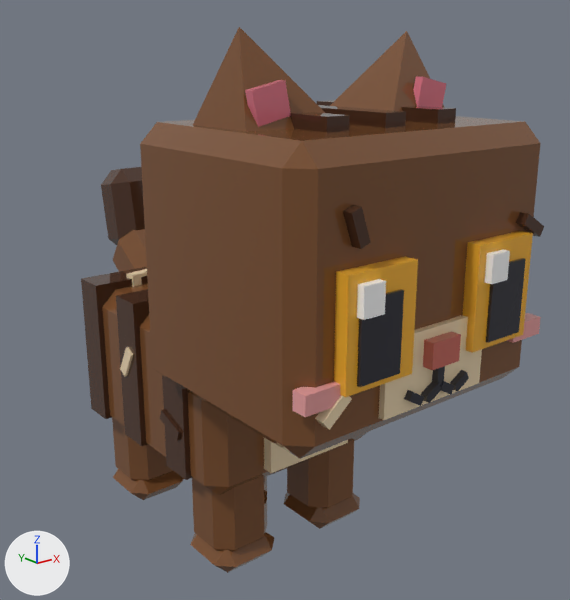
The glTF model assets/cat-cafe/exports/CatCafe_Cat_Brownie.glb as it was, and as the next commit left it.
Before and after are seen from a camera (50 mm lens) standing at (-1.66, -2.32, 1.79) and looking at (0.09, -0.14, 0.92). Every picture has the same lights, and +X, +Y and +Z are marked at lower left. The older version comes first. Vertices at exactly the same position are counted once.

The older version as bpy lines, for what is in view:
```python
me_catcafe_cat_brownie_body = bpy.data.meshes.new('CatCafe_Cat_Brownie_Body')
me_catcafe_cat_brownie_body.from_pydata(...)  # 128 vertices, 200 faces; spans x -0.42..0.42, y -0.395..0.595, z 0.33..0.955
me_catcafe_cat_brownie_body.materials.append(mat_catcafe_palette)
me_catcafe_cat_brownie_head = bpy.data.meshes.new('CatCafe_Cat_Brownie_Head')
me_catcafe_cat_brownie_head.from_pydata(...)  # 144 vertices, 224 faces; spans x -0.5..0.5, y -0.675..0.18, z -0.1..0.78
me_catcafe_cat_brownie_head.materials.append(mat_catcafe_palette)
me_catcafe_cat_brownie_legf2 = bpy.data.meshes.new('CatCafe_Cat_Brownie_LegF2')
me_catcafe_cat_brownie_legf2.from_pydata(...)  # 40 vertices, 72 faces; spans x -0.135..0.135, y -0.145..0.125, z -0.42..0.0
me_catcafe_cat_brownie_legf2.materials.append(mat_catcafe_palette)
ob_catcafe_cat_brownie_body = bpy.data.objects.new('CatCafe_Cat_Brownie_Body', me_catcafe_cat_brownie_body)
ob_catcafe_cat_brownie_body.location = (0.0, 0.0, 0.0)
ob_catcafe_cat_brownie_head = bpy.data.objects.new('CatCafe_Cat_Brownie_Head', me_catcafe_cat_brownie_head)
ob_catcafe_cat_brownie_head.location = (0.0, -0.3, 0.85)
ob_catcafe_cat_brownie_legf2 = bpy.data.objects.new('CatCafe_Cat_Brownie_LegF2', me_catcafe_cat_brownie_legf2)
ob_catcafe_cat_brownie_legf2.location = (-0.22, -0.2, 0.42)
# also in view: 'CatCafe_Cat_Brownie_Eye2' at (-0.25, -0.94, 1.11); 'CatCafe_Cat_Brownie_Eye1' at (0.25, -0.94, 1.11); 'CatCafe_Cat_Brownie_Tail' at (0.0, 0.75, 1.01); 'CatCafe_Cat_Brownie_EarR' at (-0.27, -0.46, 1.69); 'CatCafe_Cat_Brownie_LegB2' at (-0.22, 0.41, 0.21)
```
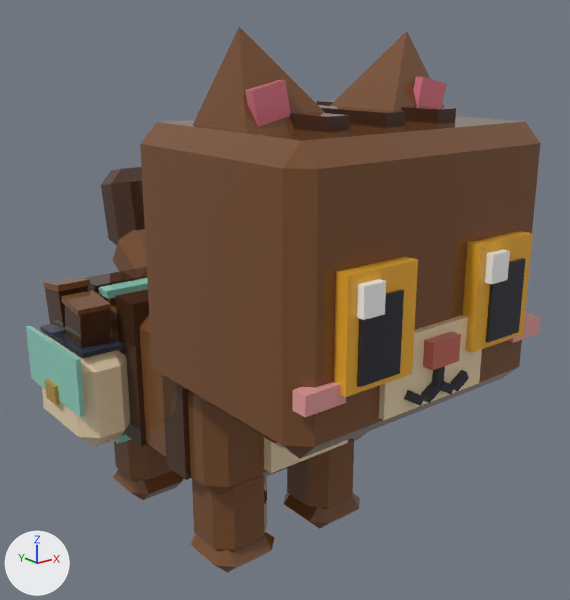
Changed parts and their boxes (x1, y1, x2, y2) in the pictures (570 x 600 px):
'CatCafe_Cat_Brownie_Head', reshaped
    before: (140, 100, 544, 459)
    after: (140, 100, 541, 459)
'CatCafe_Cat_Brownie_Body', reshaped (19% wider)
    before: (81, 267, 367, 495)
    after: (26, 267, 367, 495)
part 1 of me_catcafe_cat_brownie_body, added (green)
    after: (99, 278, 148, 299)
part 2 of me_catcafe_cat_brownie_body, added (mostly hidden)
    after: (114, 431, 131, 444)
part 3 of me_catcafe_cat_brownie_body, added (green)
    after: (26, 326, 85, 417)
part 4 of me_catcafe_cat_brownie_body, added
    after: (45, 379, 60, 405)
part 5 of me_catcafe_cat_brownie_body, added
    after: (40, 324, 124, 358)
part 6 of me_catcafe_cat_brownie_body, added (brown)
    after: (42, 335, 130, 447)
part 7 of me_catcafe_cat_brownie_body, deleted (mostly hidden)
    before: (120, 269, 181, 441)
part 8 of me_catcafe_cat_brownie_body, added (brown)
    after: (43, 277, 111, 348)
part 9 of me_catcafe_cat_brownie_head, deleted
    before: (516, 212, 544, 237)
part 10 of me_catcafe_cat_brownie_head, deleted (brown)
    before: (315, 395, 352, 430)
part 11 of me_catcafe_cat_brownie_head, deleted (brown)
    before: (343, 205, 371, 249)

The change, as a list of edits to the scene's bpy script:
```text
Change me_catcafe_cat_brownie_body:
    used by ob_catcafe_cat_brownie_body; location = (0.0, 0.0, 0.0)
    remove me_catcafe_cat_brownie_body.from_pydata(...)  # 128 vertices, 200 faces; spans x -0.42..0.42, y -0.395..0.595, z 0.33..0.955
    add me_catcafe_cat_brownie_body.from_pydata(...)  # 160 vertices, 256 faces; spans x -0.645..0.417, y -0.395..0.595, z 0.303..0.978
    me_catcafe_cat_brownie_body part 1: a new loose piece, a box spanning x -0.405..0.405, y 0.313..0.383, z 0.907..0.937, in mat_catcafe_palette
    me_catcafe_cat_brownie_body part 2: a new loose piece, a box spanning x -0.405..0.405, y 0.313..0.383, z 0.303..0.333, in mat_catcafe_palette
    me_catcafe_cat_brownie_body part 3: a new loose piece, a box spanning x -0.631..-0.613, y 0.123..0.573, z 0.558..0.776, in mat_catcafe_palette
    me_catcafe_cat_brownie_body part 4: a new loose piece, a box spanning x -0.645..-0.628, y 0.304..0.391, z 0.544..0.616, in mat_catcafe_palette
    me_catcafe_cat_brownie_body part 5: a new loose piece, a box spanning x -0.589..-0.429, y 0.159..0.536, z 0.76..0.777, in mat_catcafe_palette
    me_catcafe_cat_brownie_body part 6: a new loose piece of 24 vertices spanning x -0.618..-0.4, y 0.13..0.566, z 0.391..0.768, in mat_catcafe_palette
    me_catcafe_cat_brownie_body part 7: 9 loose pieces with 72 vertices, spanning x -0.42..0.42, y -0.193..0.45, z 0.521..0.955, are deleted
    me_catcafe_cat_brownie_body part 8
    16 vertices are added at x -0.571..-0.567, y 0.201..0.51, z 0.76..0.978
    8 new vertices lie (0.125, 0.0, 0.0) away from vertices in x -0.571, y 0.205..0.506, z 0.9..0.978
    8 new vertices lie (0.116, 0.0, 0.0) away from vertices in x -0.567, y 0.201..0.51, z 0.76..0.958
    48 new faces join them
    other edits to the shape of me_catcafe_cat_brownie_body do not show in these pictures
Change me_catcafe_cat_brownie_head:
    used by ob_catcafe_cat_brownie_head; location = (0.0, -0.3, 0.85)
    remove me_catcafe_cat_brownie_head.from_pydata(...)  # 144 vertices, 224 faces; spans x -0.5..0.5, y -0.675..0.18, z -0.1..0.78
    add me_catcafe_cat_brownie_head.from_pydata(...)  # 120 vertices, 188 faces; spans x -0.5..0.5, y -0.675..0.18, z -0.1..0.78
    me_catcafe_cat_brownie_head part 9: the loose piece of 8 vertices spanning x 0.35..0.454, y -0.652..-0.612, z 0.4..0.48 is deleted
    me_catcafe_cat_brownie_head part 10: the loose piece of 8 vertices spanning x -0.441..-0.342, y -0.652..-0.612, z 0.014..0.106 is deleted
    me_catcafe_cat_brownie_head part 11: the loose piece of 8 vertices spanning x -0.36..-0.293, y -0.652..-0.612, z 0.477..0.583 is deleted
```
